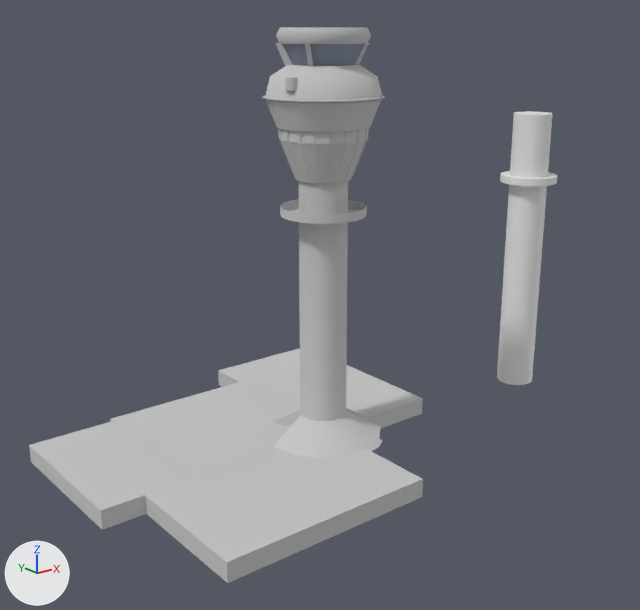
The Blender file blender/yyztower.blend, before and after one commit.
Both versions are drawn from a 50 mm camera at (-99.9, -121.6, 77.3) aimed at (3.9, 8.1, 25.4). The lights are fixed; the arrows at lower left show +X, +Y and +Z.

The scene before the commit, as lines of its bpy script (objects in view):
```python
me_cylinder = bpy.data.meshes.new('Cylinder')
me_cylinder.from_pydata(...)  # a 32-sided cylinder along z spanning x -1.0..1.0, y -1.0..1.0, z -1.0..1.0
me_cylinder_001 = bpy.data.meshes.new('Cylinder.001')
me_cylinder_001.from_pydata(...)  # a 32-sided cylinder along z spanning x -1.0..1.0, y -1.0..1.0, z -1.0..1.0
me_yyztower1_b = bpy.data.meshes.new('yyztower1-b')
me_yyztower1_b.from_pydata(...)  # 881 vertices, 1482 faces; spans x -73.0..-0.6, y -16.8..47.9, z 0.0..77.3
# faces by material slot: [1301, 25, 34, 68, 54]
me_yyztower1_b.materials.append(mat_material_2)  # its picture is missing
me_yyztower1_b.materials.append(mat_material_1)  # light grey #cacaca
me_yyztower1_b.materials.append(mat_material_3)  # its picture is missing
me_yyztower1_b.materials.append(mat_material_0)  # grey #8a94a4
me_yyztower1_b.materials.append(mat_material_4)  # its picture is missing
ob_cylinder = bpy.data.objects.new('Cylinder', me_cylinder)
ob_cylinder.location = (54.1, -0.9, 46.4)
ob_cylinder.scale = (6.0, 6.0, 0.75)
ob_cylinder_001 = bpy.data.objects.new('Cylinder.001', me_cylinder_001)
ob_cylinder_001.location = (54.1, -0.9, 30.1)
ob_cylinder_001.scale = (4.0, 4.0, 30.0)
ob_yyztower1_b = bpy.data.objects.new('yyztower1-b', me_yyztower1_b)
ob_yyztower1_b.location = (24.3, -9.3, 0.0)
```
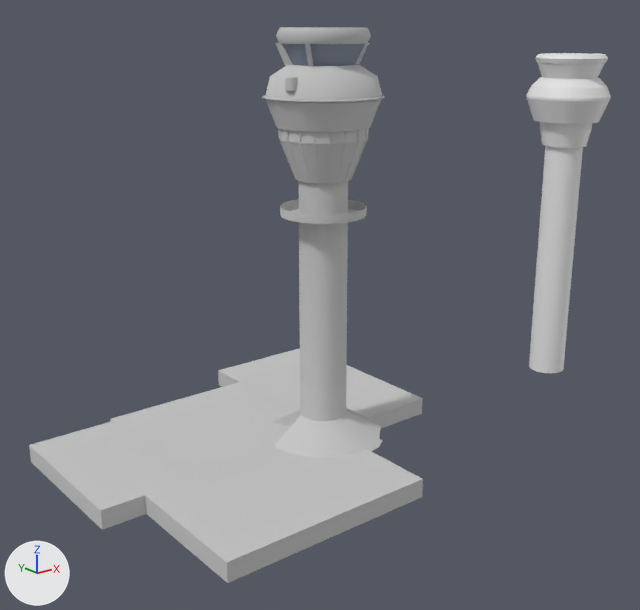
The change, as a list of edits to the scene's bpy script:
```text
Change me_cylinder:
    used by ob_cylinder; location = (54.1, -0.9, 46.4); scale = (6.0, 6.0, 0.75)
    remove me_cylinder.from_pydata(...)  # 64 vertices, 34 faces; spans x -1.0..1.0, y -1.0..1.0, z -1.0..1.0
    add me_cylinder.from_pydata(...)  # 850 vertices, 802 faces; spans x -7.67..7.67, y -7.68..7.68, z -20.68..41.89
    me_cylinder part 1: 850 vertices added at x -7.67..7.67, y -7.68..7.68, z -20.68..41.89
    me_cylinder part 2: 64 vertices removed from x -1.0..1.0, y -1.0..1.0, z -1.0..1.0
Change ob_cylinder:
    ob_cylinder.location: (54.1, -0.9, 46.4) -> (65.7, -0.9, 23.7)
    ob_cylinder.scale: (6.0, 6.0, 0.75) -> (1.15, 1.15, 1.15)
Remove ob_cylinder_001:
    ob_cylinder_001 = bpy.data.objects.new('Cylinder.001', me_cylinder_001)
    ob_cylinder_001.location = (54.1, -0.9, 30.1)
    ob_cylinder_001.scale = (4.0, 4.0, 30.0)
```

Where the change shows, as pixel boxes (x1, y1, x2, y2) in the pictures (640 x 610 px):
'Cylinder', reshaped, moved, rescaled (44% wider, 1906% taller)
    before: (500, 171, 558, 186)
    after: (527, 53, 611, 373)
'Cylinder.001', deleted
    before: (497, 111, 553, 385)
part 1 of me_cylinder, added
    after: (527, 53, 611, 373)
part 2 of me_cylinder, deleted
    before: (500, 171, 558, 186)
